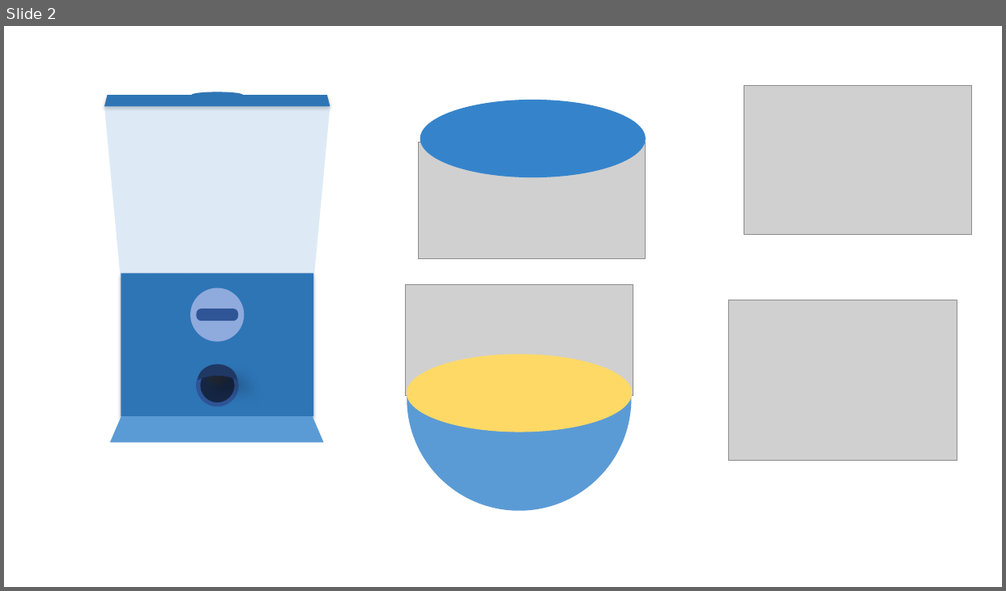
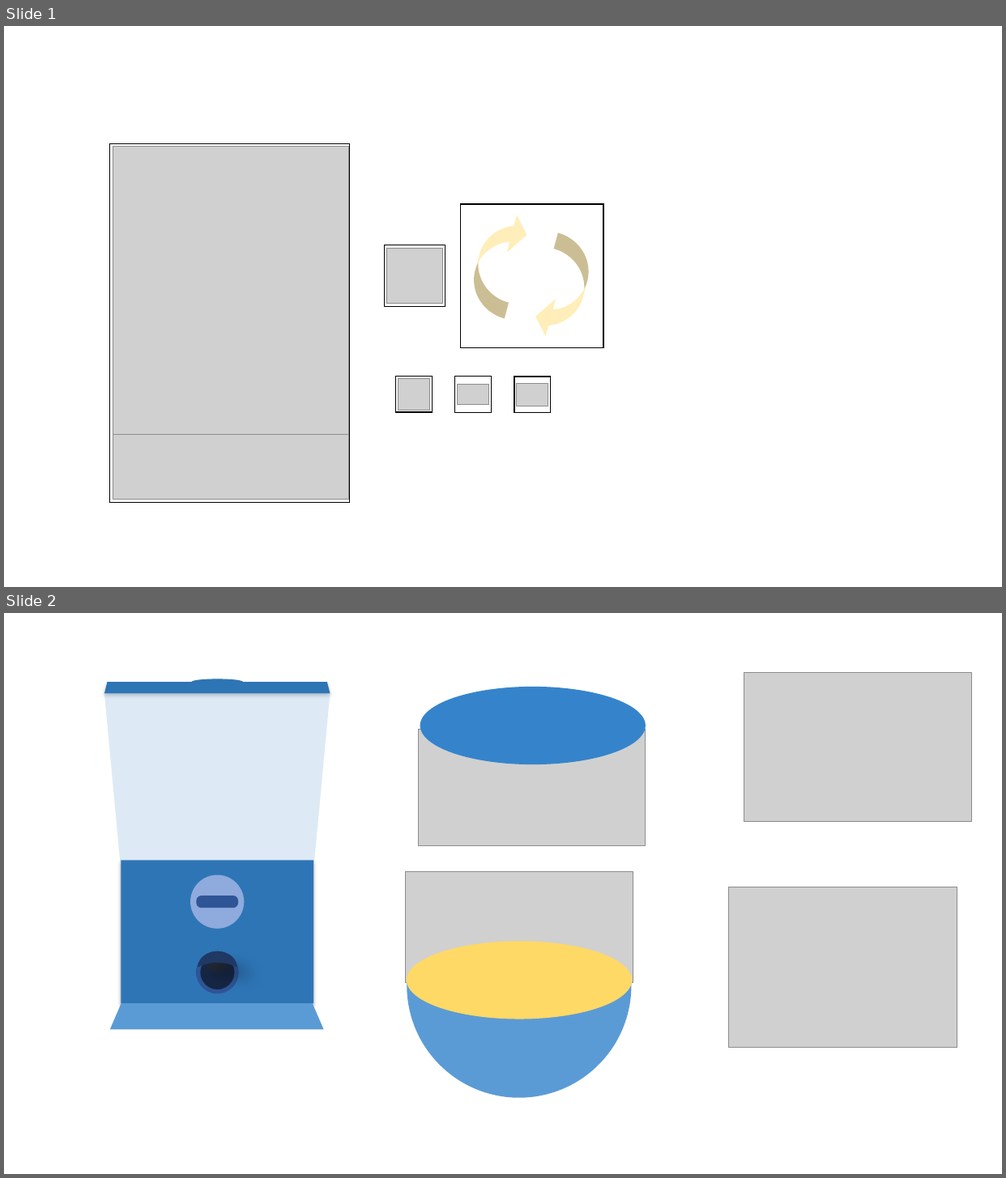
Before and after one commit to TT-3-14159265358979323846264338/towerdefense2, a slide deck: gacha.pptx. Shown one above the other, each under a label of ours: slide 2 before the commit, slides 1 and 2 after it. The pictures are 1006x591 and 1006x1178 pixels, drawn with LibreOffice and Linux fonts; fonts in the diff are those of the drawing; grey boxes stand for pictures. Boxes give left, top, right and bottom in pixels: in the first picture for what was removed or moved away, otherwise in the second. Text is boxed around its words. In the diff, an @@ line names an element or a change of style, - is before the commit and + after.

```diff
--- a/gacha.pptx
+++ b/gacha.pptx
@@ slide 1 added at (4, 26, 1002, 587), background #FFFFFF @@
@@ rectangle added at (109, 144, 349, 504), fill #FFFFFF, outline #000000 1 pt @@
@@ picture added at (113, 147, 349, 435) @@
@@ rectangle added at (461, 204, 603, 348), fill #FFFFFF, outline #000000 1 pt @@
@@ curved down arrow added at (466, 205, 532, 318), fill #FFEEB9 @@
@@ curved down arrow added at (530, 233, 597, 346), fill #FFEEB9 @@
@@ rectangle added at (385, 246, 445, 307), fill #FFFFFF, outline #000000 1 pt @@
@@ picture added at (386, 248, 443, 305) @@
@@ rectangle added at (395, 377, 432, 413), fill #FFFFFF, outline #000000 1 pt @@
@@ picture added at (398, 378, 429, 410) @@
@@ rectangle added at (454, 377, 492, 413), fill #FFFFFF, outline #000000 1 pt @@
@@ picture added at (457, 385, 488, 405) @@
@@ rectangle added at (514, 377, 552, 414), fill #FFFFFF, outline #000000 1 pt @@
@@ picture added at (517, 384, 548, 407) @@
@@ picture added at (113, 428, 349, 500) @@
```
Also in this commit, not shown: 1 slide removed.
